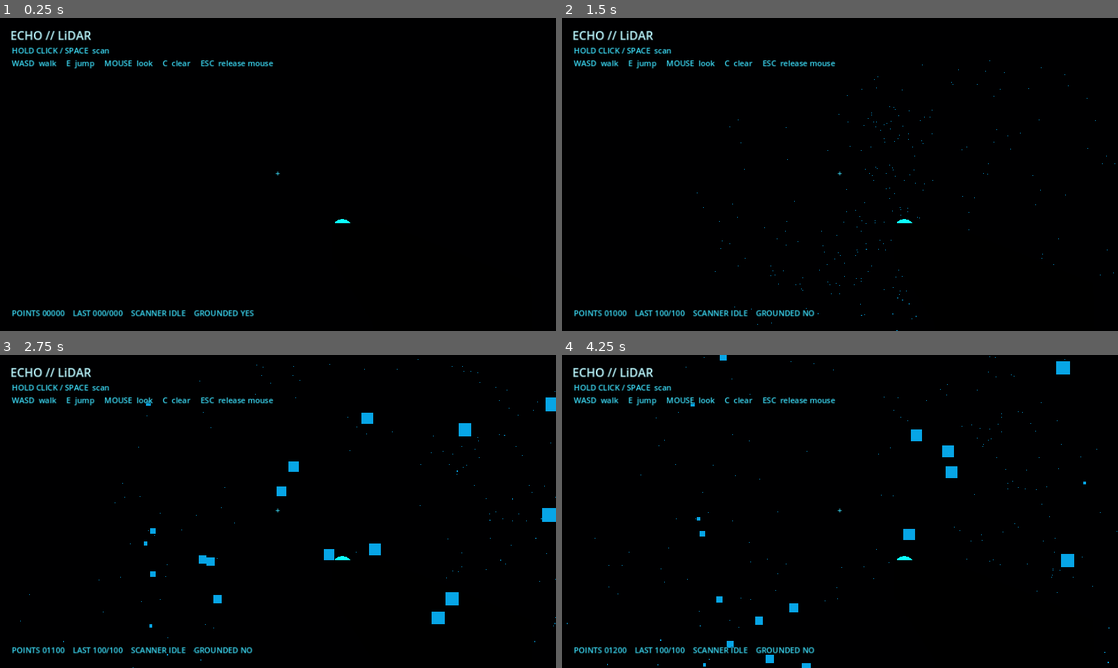
Above: before the commit, frames 1-4 (two rows, left to right).
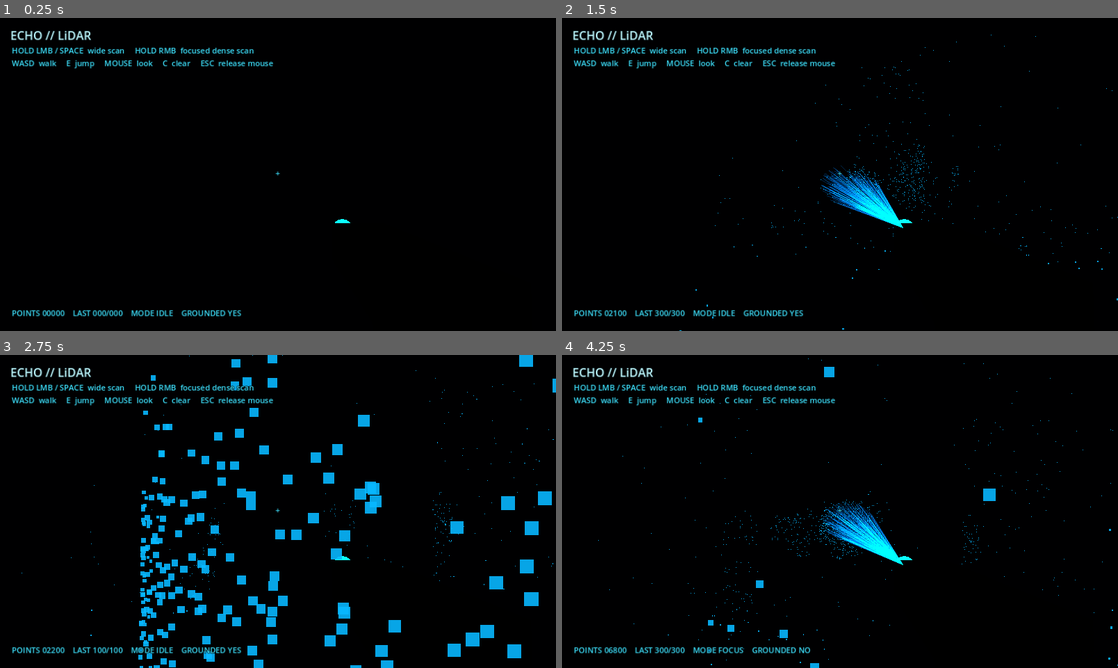
Above: after the commit, the same moments.

Repository: huynd2210/Godot-Components
Game: Godot game, scene res://examples/lidar_demo.tscn
The game is run twice, just before and just after one commit, with the same random seed, the same clock (stepped at 60 frames per second) and the same inputs.
Inputs (mouse positions are in pixels of both pictures, inside the frame that each line leads up to):
- Up to frame 1 (0.25 s): no input
- Up to frame 2 (1.5 s): tap Enter at 0.5 s; move the mouse to (867, 174) at 0.52 s; hold Space (scan) 0.53-1.28 s; hold W from 0.53 s (still down); tap E (jump) at 0.77, 1.07 s; right-click (867, 174) at 0.8 s; move the mouse to (812, 174) at 1.27 s; right-click (812, 174) at 1.35 s
- Up to frame 3 (2.75 s): keep holding W; tap E (jump) at 1.52, 1.55, 1.82 s; move the mouse to (289, 505) at 2.02 s; hold E (jump) from 2.03 s (still down); tap Space (scan) at 2.3 s
- Up to frame 4 (4.25 s): keep holding W; move the mouse to (834, 517) at 2.77 s; release E (jump) at 2.78 s; tap Space (scan) at 2.85 s; tap E (jump) at 3.02, 3.32, 3.77, 3.8, 4.07 s; right-click (834, 517) at 3.05 s; move the mouse to (878, 514) at 3.52 s; hold Right mouse button (focus_scan, bound only after the commit) from 3.53 s (still down)

The runs differ from the first frame. In frame 1, 0.8% of the frame differs, in the area x 6-46%, y 9-96%; in frame 2, 2.2%; in frame 3, 8.0%, in the area x 3-100%, y 0-100%; in frame 4, 3.3%.

Commit message:
Add heavy gravity and focused scan mode

Diff:
--- a/lidar_component/examples/lidar_demo.gd
+++ b/lidar_component/examples/lidar_demo.gd
@@ -10,18 +10,34 @@
 var look_sensitivity := 0.0022
 var move_speed := 5.0
 var ground_acceleration := 24.0
-var jump_velocity := 5.2
-var gravity := float(ProjectSettings.get_setting("physics/3d/default_gravity", 9.8))
+var jump_velocity := 7.0
+var gravity_multiplier := 2.4
+var gravity := float(ProjectSettings.get_setting("physics/3d/default_gravity", 9.8)) * gravity_multiplier
 var pitch := 0.0
 var last_hits := 0
 var last_rays := 0
 var jump_requested := false
+var normal_scan_held := false
+var focus_scan_held := false
+
+var focused_beams_per_scan := 300
+var focused_horizontal_fov := 16.0
+var focused_vertical_fov := 12.0
+var focused_scans_per_second := 18.0
+var normal_beams_per_scan := 100
+var normal_horizontal_fov := 78.0
+var normal_vertical_fov := 56.0
+var normal_scans_per_second := 12.0
 
 
 func _ready() -> void:
 	if DisplayServer.get_name() != "headless":
 		Input.mouse_mode = Input.MOUSE_MODE_CAPTURED
 	scanner.scan_finished.connect(_on_scan_finished)
+	normal_beams_per_scan = scanner.beams_per_scan
+	normal_horizontal_fov = scanner.horizontal_fov_degrees
+	normal_vertical_fov = scanner.vertical_fov_degrees
+	normal_scans_per_second = scanner.scans_per_second
 	_update_status(0, scanner.beams_per_scan)
 
 
@@ -52,13 +68,17 @@
 		pitch = clampf(pitch - event.relative.y * look_sensitivity, -1.5, 1.5)
 		camera.rotation.x = pitch
 	elif event.is_action_pressed("scan"):
-		if not scanner.auto_scan:
-			scanner.scan_once()
-		scanner.auto_scan = true
-		_update_status(0, scanner.beams_per_scan)
+		normal_scan_held = true
+		_apply_scan_state(true)
 	elif event.is_action_released("scan"):
-		scanner.auto_scan = false
-		_update_status(last_hits, last_rays)
+		normal_scan_held = false
+		_apply_scan_state(false)
+	elif event.is_action_pressed("focus_scan"):
+		focus_scan_held = true
+		_apply_scan_state(true)
+	elif event.is_action_released("focus_scan"):
+		focus_scan_held = false
+		_apply_scan_state(false)
 	elif event.is_action_pressed("jump"):
 		jump_requested = true
 	elif event is InputEventKey and event.pressed and not event.echo:
@@ -82,11 +102,31 @@
 	_update_status(hits, rays)
 
 
+func _apply_scan_state(force_pulse: bool) -> void:
+	if focus_scan_held:
+		scanner.beams_per_scan = focused_beams_per_scan
+		scanner.horizontal_fov_degrees = focused_horizontal_fov
+		scanner.vertical_fov_degrees = focused_vertical_fov
+		scanner.scans_per_second = focused_scans_per_second
+	else:
+		scanner.beams_per_scan = normal_beams_per_scan
+		scanner.horizontal_fov_degrees = normal_horizontal_fov
+		scanner.vertical_fov_degrees = normal_vertical_fov
+		scanner.scans_per_second = normal_scans_per_second
+
+	var should_scan := normal_scan_held or focus_scan_held
+	if should_scan and (force_pulse or not scanner.auto_scan):
+		scanner.scan_once()
+	scanner.auto_scan = should_scan
+	_update_status(last_hits, last_rays)
+
+
 func _update_status(hits: int, rays: int) -> void:
-	status_label.text = "POINTS %05d    LAST %03d/%03d    SCANNER %s    GROUNDED %s" % [
+	var scan_mode := "FOCUS" if focus_scan_held else ("WIDE" if normal_scan_held else "IDLE")
+	status_label.text = "POINTS %05d    LAST %03d/%03d    MODE %s    GROUNDED %s" % [
 		scanner.point_count,
 		hits,
 		rays,
-		"ACTIVE" if scanner.auto_scan else "IDLE",
+		scan_mode,
 		"YES" if player.is_on_floor() else "NO",
 	]
--- a/lidar_component/examples/lidar_demo.tscn
+++ b/lidar_component/examples/lidar_demo.tscn
@@ -176,7 +176,7 @@
 offset_top = 62.0
 offset_right = 680.0
 offset_bottom = 122.0
-text = "HOLD CLICK / SPACE  scan\nWASD  walk     E  jump     MOUSE  look     C  clear     ESC  release mouse"
+text = "HOLD LMB / SPACE  wide scan     HOLD RMB  focused dense scan\nWASD  walk     E  jump     MOUSE  look     C  clear     ESC  release mouse"
 label_settings = SubResource("LabelMain")
 
 [node name="Status" type="Label" parent="UI"]
@@ -190,7 +190,7 @@
 offset_bottom = -20.0
 grow_horizontal = 2
 grow_vertical = 0
-text = "POINTS 00000    LAST 000/000    SCANNER IDLE    GROUNDED NO"
+text = "POINTS 00000    LAST 000/000    MODE IDLE    GROUNDED NO"
 label_settings = SubResource("LabelMain")
 
 [node name="Crosshair" type="Label" parent="UI"]
--- a/lidar_component/project.godot
+++ b/lidar_component/project.godot
@@ -47,6 +47,10 @@
 "deadzone": 0.5,
 "events": [Object(InputEventKey,"physical_keycode":32), Object(InputEventMouseButton,"button_index":1)]
 }
+focus_scan={
+"deadzone": 0.5,
+"events": [Object(InputEventMouseButton,"button_index":2)]
+}
 clear_scan={
 "deadzone": 0.5,
 "events": [Object(InputEventKey,"physical_keycode":67)]
--- a/lidar_component/tests/lidar_component_smoke_test.gd
+++ b/lidar_component/tests/lidar_component_smoke_test.gd
@@ -70,6 +70,9 @@
 	if not demo_player.is_on_floor():
 		_fail("Gravity should settle the demo player on the floor.")
 		return
+	if demo.gravity < 20.0:
+		_fail("The demo should use strong, non-floaty gravity.")
+		return
 	var floor_collision = demo_player.move_and_collide(Vector3.DOWN * 0.25, true)
 	if floor_collision == null:
 		_fail("The player capsule should collide with the room floor.")
@@ -97,6 +100,23 @@
 	if demo_scanner.auto_scan:
 		_fail("Releasing the scan action should stop continuous scanning.")
 		return
+	var normal_beams: int = demo_scanner.beams_per_scan
+	var normal_fov: float = demo_scanner.horizontal_fov_degrees
+	var focus := InputEventAction.new()
+	focus.action = "focus_scan"
+	focus.pressed = true
+	demo._input(focus)
+	if not demo_scanner.auto_scan:
+		_fail("Holding focus scan should continuously scan.")
+		return
+	if demo_scanner.beams_per_scan <= normal_beams or demo_scanner.horizontal_fov_degrees >= normal_fov:
+		_fail("Focus scan should use more beams across a narrower cone.")
+		return
+	focus.pressed = false
+	demo._input(focus)
+	if demo_scanner.auto_scan or demo_scanner.beams_per_scan != normal_beams:
+		_fail("Releasing focus scan should stop and restore the wide scan settings.")
+		return
 	demo.queue_free()
 	await process_frame
 
Not shown, changed: lidar_component/README.md
